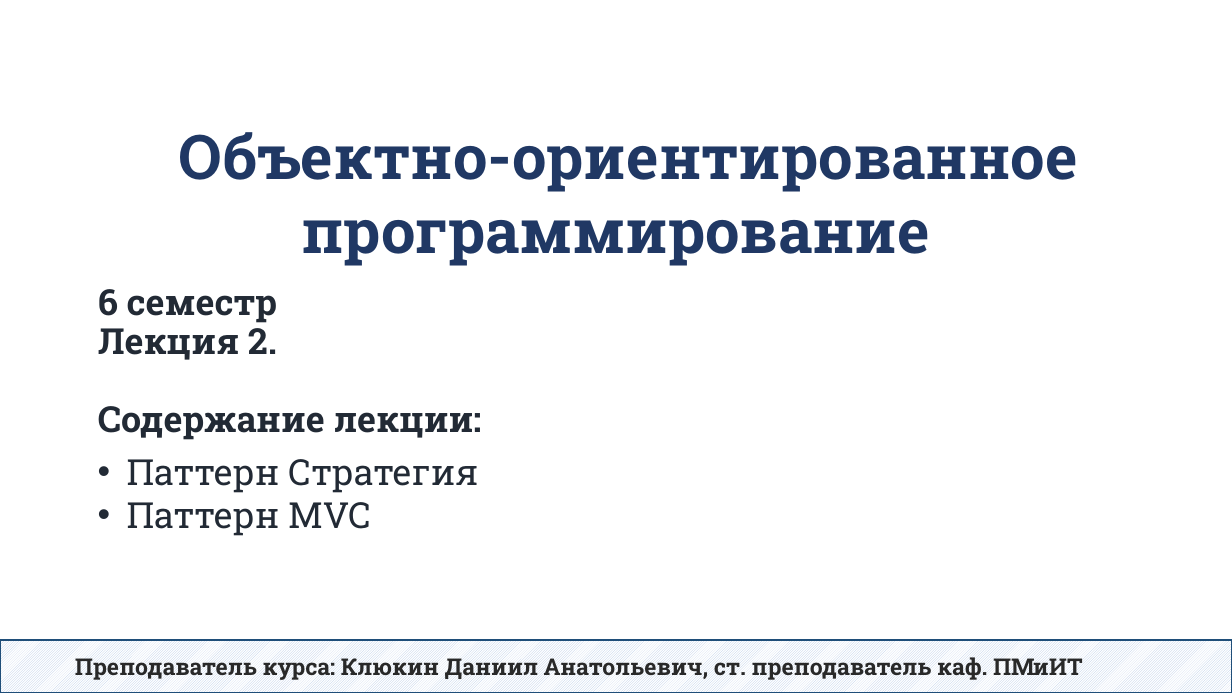
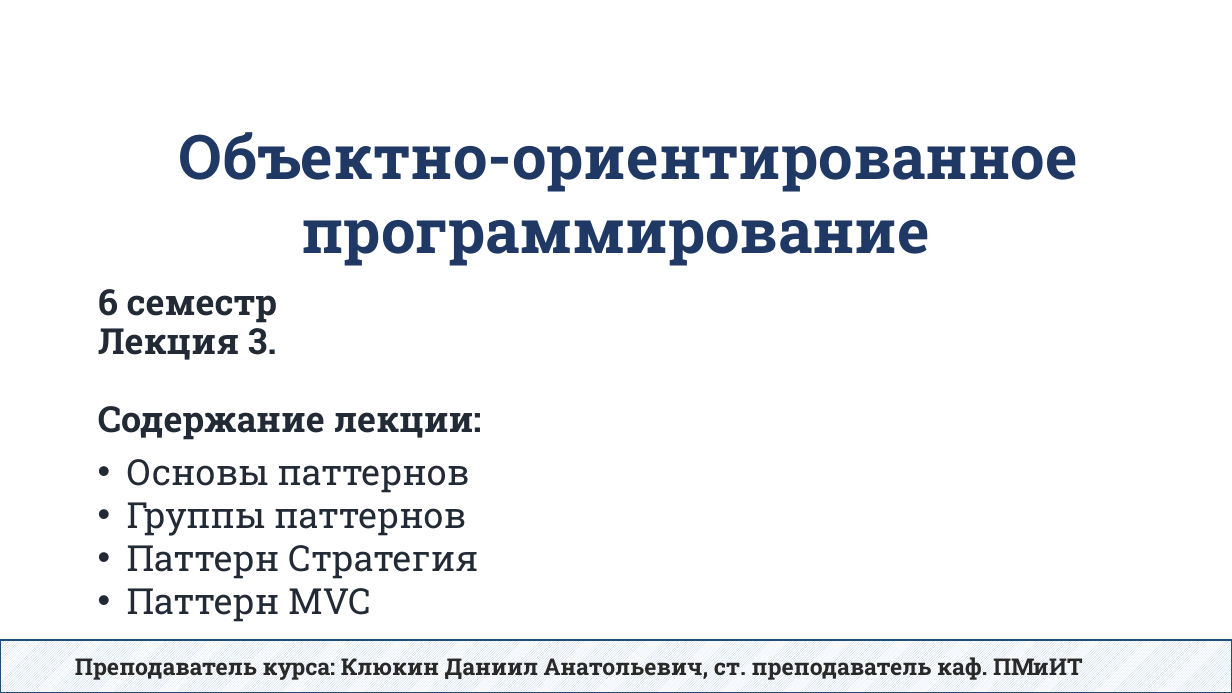
Before and after one commit to DaniilKlyukin/OOP-6, a slide deck: slide 1 of Лекции/ООП 2 лек 3.pptx. Drawn at 1232x693 pixels with LibreOffice and Linux fonts; fonts in the diff are those of the drawing. Boxes give left, top, right and bottom in pixels: in the first picture for what was removed or moved away, otherwise in the second. Text is boxed around its words. In the diff, an @@ line names an element or a change of style, - is before the commit and + after.

```diff
--- a/Лекции/ООП 2 лек 3.pptx
+++ b/Лекции/ООП 2 лек 3.pptx
@@ title at [98, 289, 482, 440]: text changed @@
-6 семестр
-Лекция 2.
-Содержание лекции:
+6 семестр
+Лекция 3.
+Содержание лекции:
@@ text at [127, 459, 469, 536]: paragraphs added @@
+• Основы паттернов
+• Группы паттернов
```
Also in this commit, not shown: 28 slides added, 4 other files.
